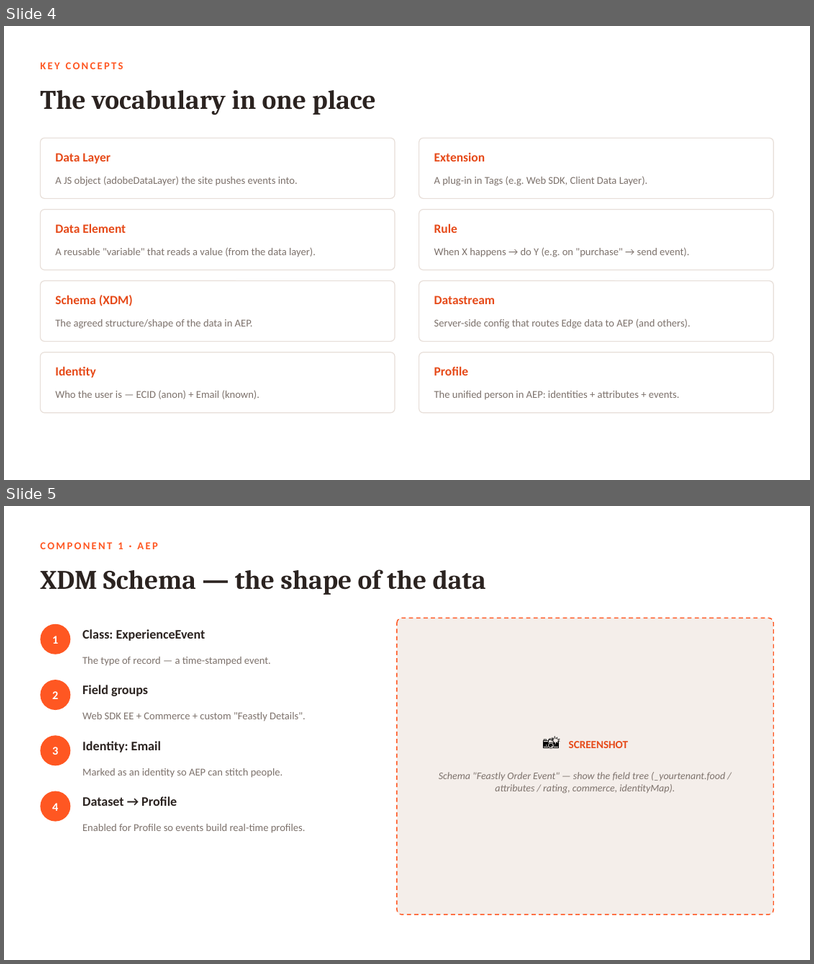
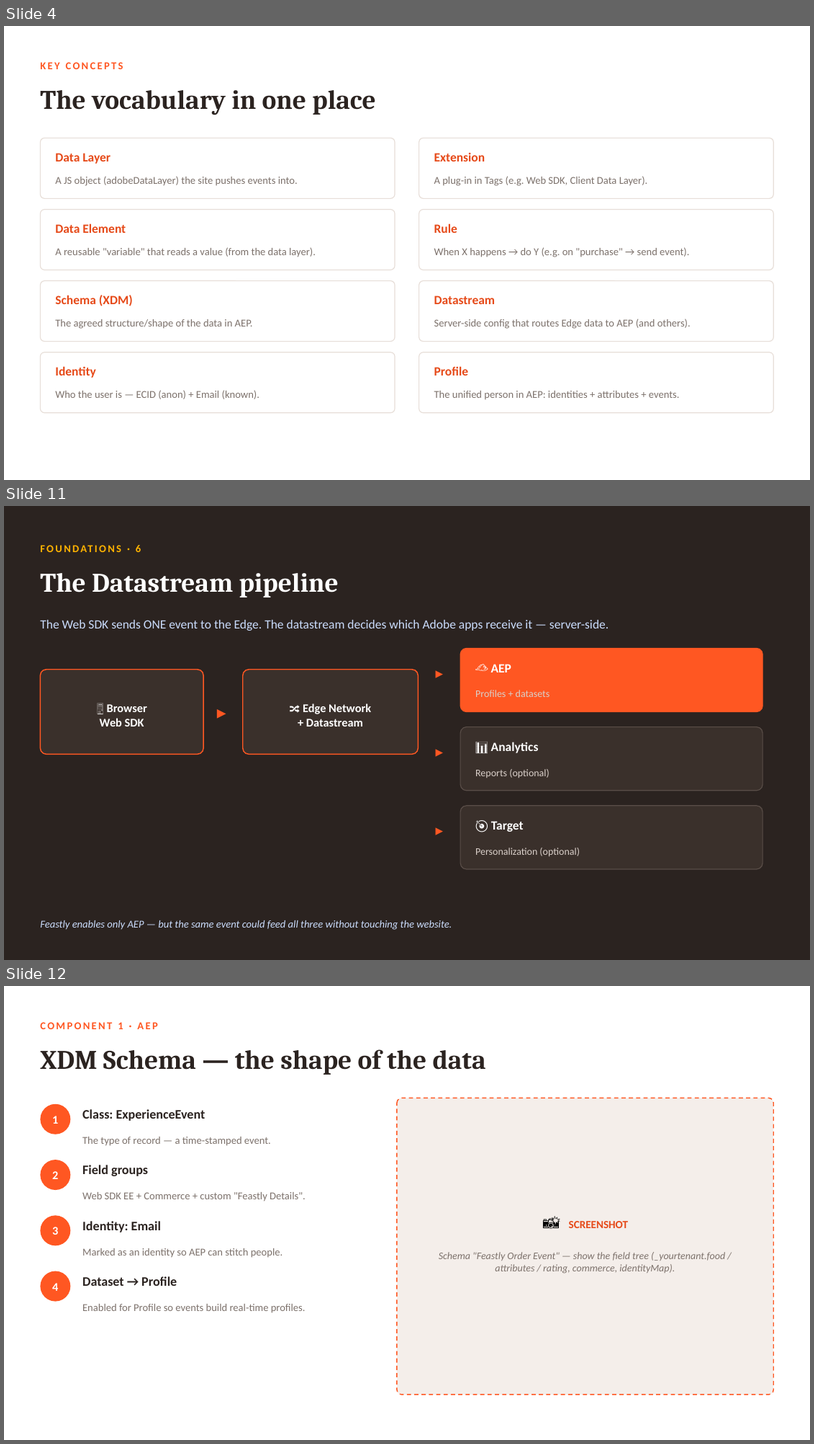
Before and after one commit to princeparvat80/aep-data-collection-food-demo, a slide deck: presentation/Feastly-DataCollection-to-AEP.pptx. Shown one above the other, each under a label of ours: slides 4 and 5 before the commit, slides 4, 11 and 12 after it; the slides between them are not shown. The pictures are 814x964 and 814x1444 pixels, drawn with LibreOffice and Linux fonts; fonts in the diff are those of the drawing. Boxes give left, top, right and bottom in pixels: in the first picture for what was removed or moved away, otherwise in the second. Text is boxed around its words. In the diff, an @@ line names an element or a change of style, - is before the commit and + after.

```diff
--- a/presentation/Feastly-DataCollection-to-AEP.pptx
+++ b/presentation/Feastly-DataCollection-to-AEP.pptx
@@ slide 11 added at <box>4,506,810,960</box>, background #2B2320 @@
@@ text added at <box>136,545,141,552</box>, 12.5 pt, text #FFB300, bold @@
+FOUNDATIONS · 6
@@ text added at <box>40,573,339,597</box>, 32 pt, text #FFFFFF, bold @@
+The Datastream pipeline
@@ text added at <box>40,620,609,631</box>, 15 pt, text #CADCFC @@
+The Web SDK sends ONE event to the Edge. The datastream decides which Adobe apps receive it — server-side.
@@ rounded rectangle added at <box>460,648,763,712</box>, fill #FF5722, outline #FF5722 1 pt @@
@@ rounded rectangle added at <box>40,669,203,754</box>, fill #3A302B, outline #FF5722 1.25 pt @@
@@ rounded rectangle added at <box>243,669,419,754</box>, fill #3A302B, outline #FF5722 1.25 pt @@
@@ text added at <box>424,657,455,687</box>, 18 pt, text #FF5722, bold @@
+▸
@@ text added at <box>491,664,512,672</box>, 15 pt, text #FFFFFF, bold @@
+☁️ AEP
@@ text added at <box>206,697,237,727</box>, 22 pt, text #FF5722, bold @@
+▸
@@ text added at <box>476,690,550,697</box>, 12 pt, text #D9CFC9 @@
+Profiles + datasets
@@ text added at <box>100,704,147,726</box>, 14 pt, text #FFFFFF, bold @@
+🖥️ Browser
+Web SDK
@@ text added at <box>303,703,371,726</box>, 14 pt, text #FFFFFF, bold @@
+🔀 Edge Network
++ Datastream
@@ text added at <box>424,736,455,766</box>, 18 pt, text #FF5722, bold @@
+▸
@@ rounded rectangle added at <box>460,727,763,790</box>, fill #3A302B, outline #5A4E48 1 pt @@
@@ text added at <box>491,741,539,753</box>, 15 pt, text #FFFFFF, bold @@
+📊 Analytics
@@ text added at <box>476,769,550,777</box>, 12 pt, text #D9CFC9 @@
+Reports (optional)
@@ rounded rectangle added at <box>460,806,763,869</box>, fill #3A302B, outline #5A4E48 1 pt @@
@@ text added at <box>424,815,455,845</box>, 18 pt, text #FF5722, bold @@
+▸
@@ text added at <box>491,821,524,831</box>, 15 pt, text #FFFFFF, bold @@
+🎯 Target
@@ text added at <box>476,847,580,856</box>, 12 pt, text #D9CFC9 @@
+Personalization (optional)
@@ text added at <box>40,920,452,929</box>, 12.5 pt, text #CADCFC, italic @@
+Feastly enables only AEP — but the same event could feed all three without touching the website.
@@ what was slide 5 is now slide 12 @@
```
Also in this commit, not shown: 1 slide changed, 6 other slides added, 1 other file.
